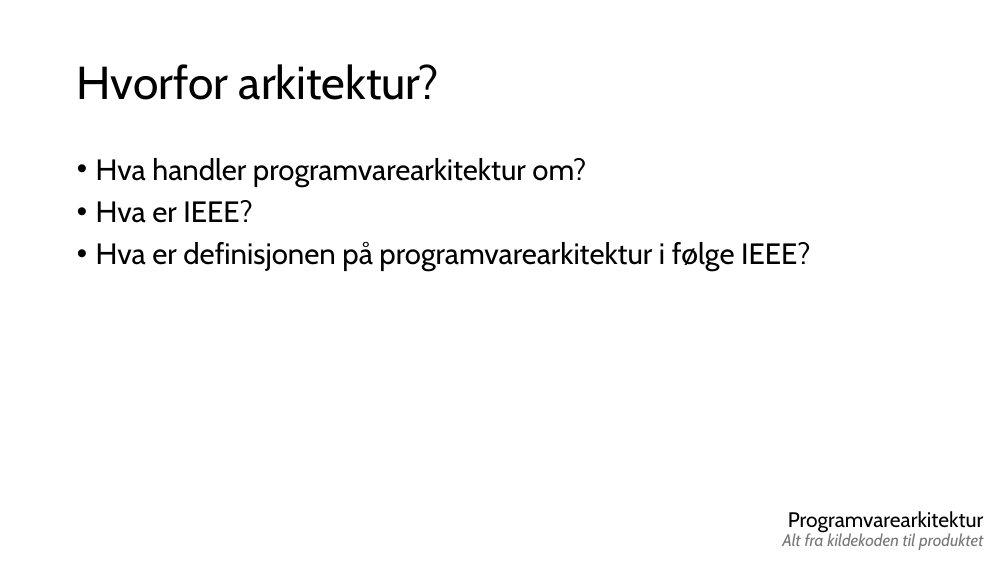
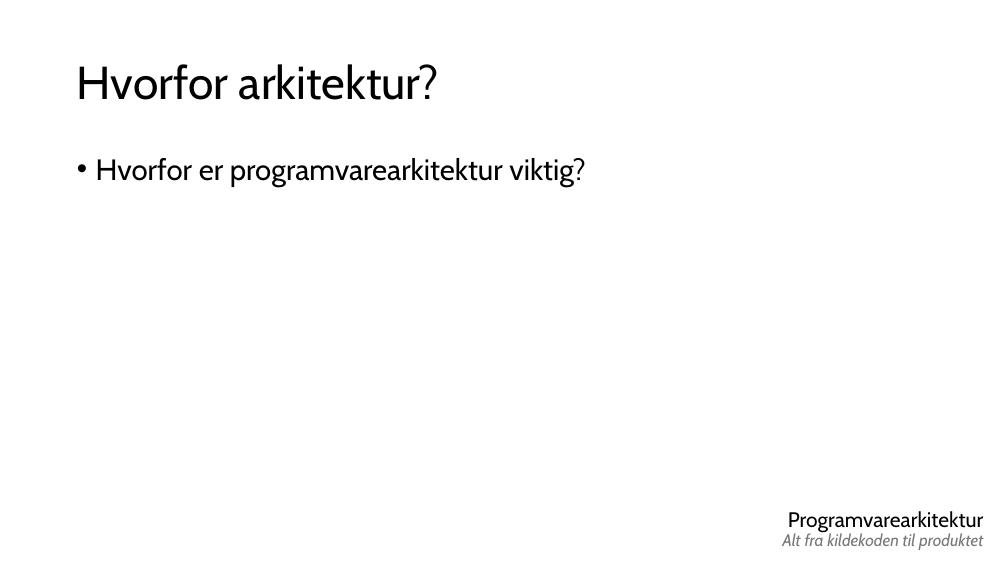
Before and after one commit to real-eo/IDATT1005-Systemutvikling, a slide deck: slide 22 of 2026 VÅR/Eksamensøving/Slides.pptx. Drawn at 1008x567 pixels with LibreOffice and Linux fonts; fonts in the diff are those of the drawing. Boxes give left, top, right and bottom in pixels: in the first picture for what was removed or moved away, otherwise in the second. Text is boxed around its words. In the diff, an @@ line names an element or a change of style, - is before the commit and + after.

```diff
--- a/2026 VÅR/Eksamensøving/Slides.pptx
+++ b/2026 VÅR/Eksamensøving/Slides.pptx
@@ text at bbox=[96, 158, 585, 187]: text changed @@
-• Hva handler programvarearkitektur om?
-• Hva er IEEE?
-• Hva er definisjonen på programvarearkitektur i følge IEEE?
+• Hvorfor er programvarearkitektur viktig?
```
Also in this commit, not shown: 4 other slides changed, 29 slides added.
